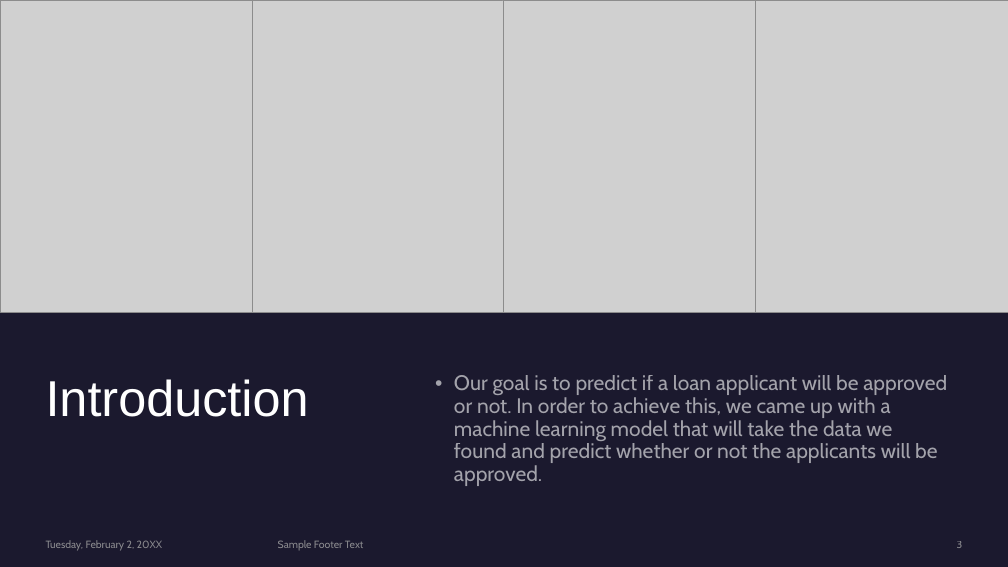
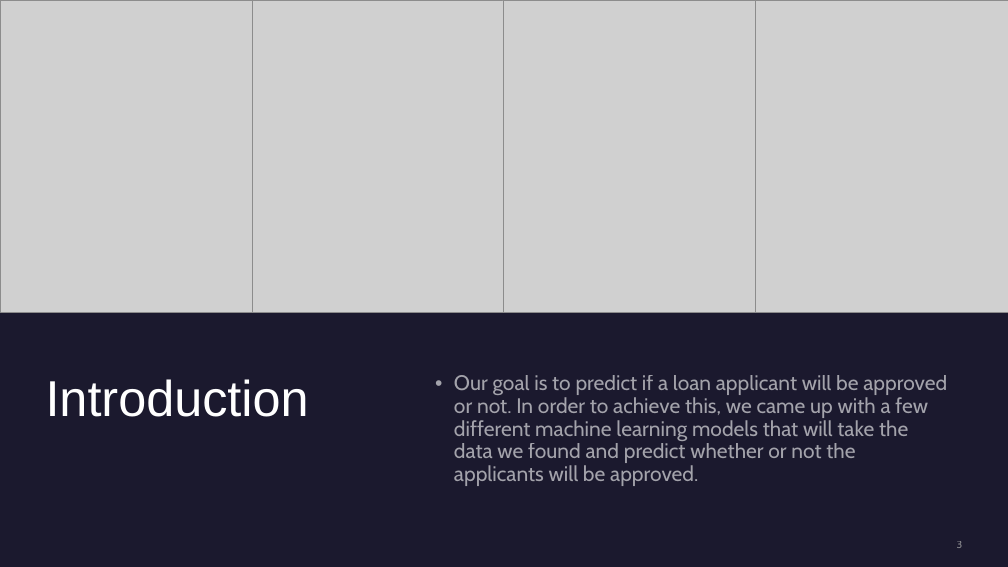
Before and after one commit to andrew-voortman/ML_Loan_Prediction_Model, a slide deck: slide 3 of Machine Learning Loan Predictions PP.pptx. Drawn at 1008x567 pixels with LibreOffice and Linux fonts; fonts in the diff are those of the drawing; grey boxes stand for pictures. Boxes give left, top, right and bottom in pixels: in the first picture for what was removed or moved away, otherwise in the second. Text is boxed around its words. In the diff, an @@ line names an element or a change of style, - is before the commit and + after.

```diff
--- a/Machine Learning Loan Predictions PP.pptx
+++ b/Machine Learning Loan Predictions PP.pptx
@@ text at (x1=454, y1=375, x2=947, y2=486): text changed @@
-• Our goal is to predict if a loan applicant will be approved or not. In order to achieve this, we came up with a machine learning model that will take the data we found and predict whether or not the applicants will be approved.
+• Our goal is to predict if a loan applicant will be approved or not. In order to achieve this, we came up with a few different machine learning models that will take the data we found and predict whether or not the applicants will be approved.
@@ text removed at (x1=46, y1=540, x2=162, y2=551) @@
-Tuesday, February 2, 20XX
@@ text removed at (x1=278, y1=540, x2=364, y2=550) @@
-Sample Footer Text
```
Also in this commit, not shown: 5 other slides changed, 8 slides added, 2 slides removed.
